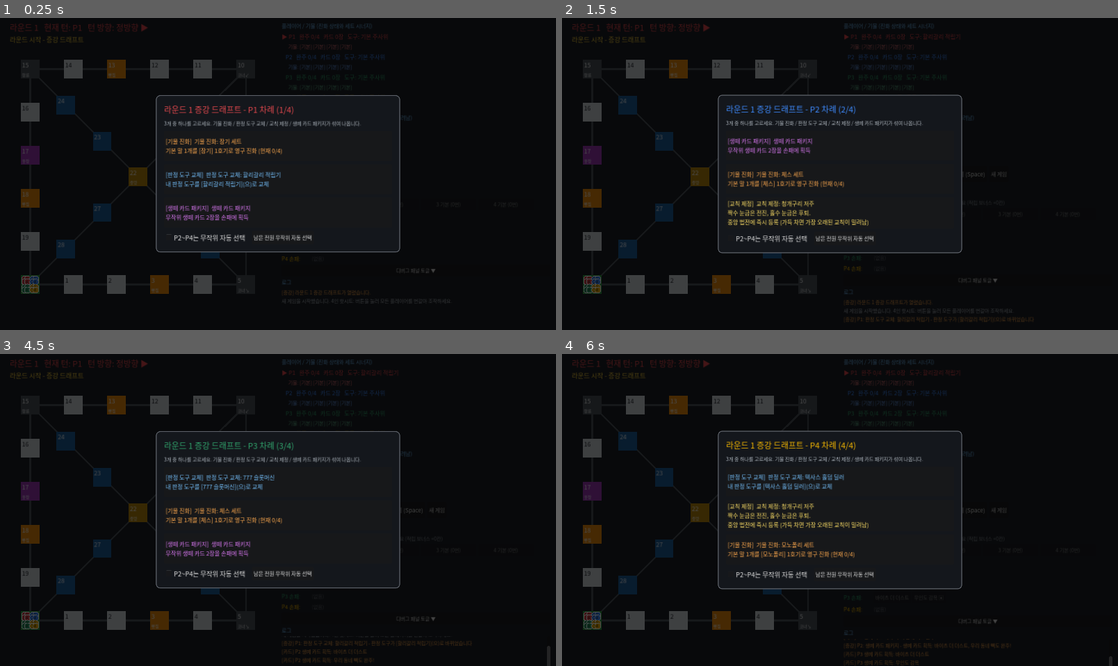
Above: before the commit, frames 1-4 (two rows, left to right).
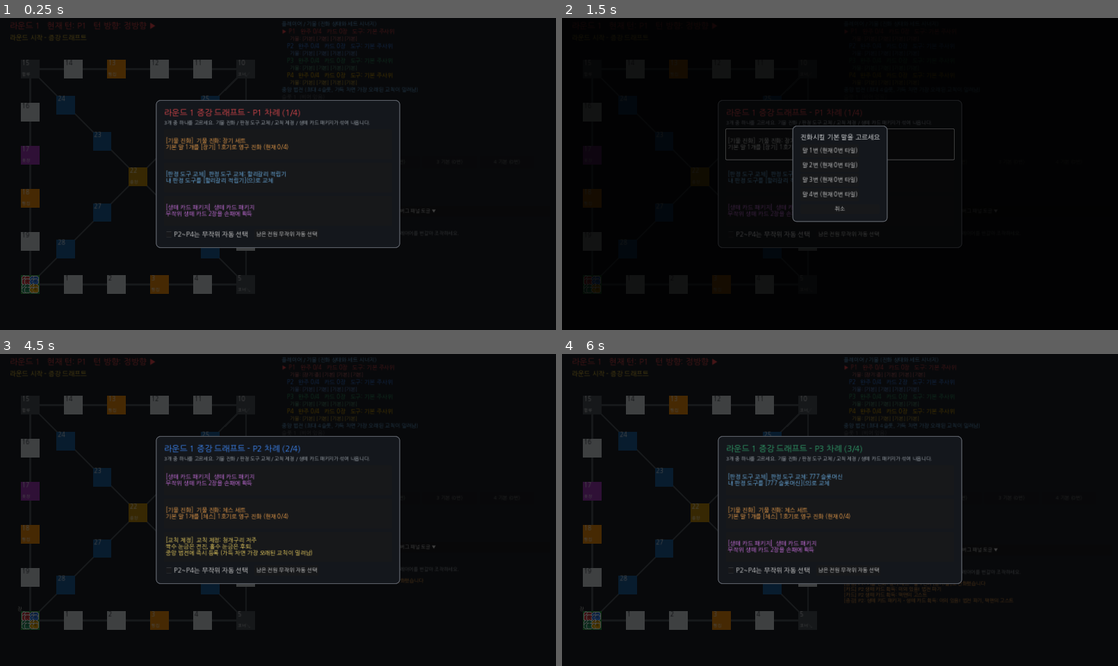
Above: after the commit, the same moments.

Repository: mayjohn66-cmd/TRG
Game: Godot game, scene res://scenes/main_board.tscn
Same seed, same stepped clock (60 frames per second), same inputs: the game is played once before the commit and once after it.
Inputs (mouse positions are in pixels of both pictures, inside the frame that each line leads up to):
- Up to frame 1 (0.25 s): no input
- Up to frame 2 (1.5 s): click "새 게임" at 0.5 s; click "새 게임" at 1.25 s
- Up to frame 3 (4.5 s): click "새 게임" at 2 s; click (405, 510) at 2.75 s, where only the run before the commit has a clickable "종 치기 (Space)"; click "디버그 패널 토글 ▼" at 3.5 s; click (278, 478) at 4.25 s, where only the run after the commit has a clickable "[기물 진화] 기물 진화: 장기 세트 기본 말 1개를…"
- Up to frame 4 (6 s): click "디버그 패널 토글 ▼" at 5 s; click "[생떼 카드 패키지] 생떼 카드 패키지 무작위 생떼 …" at 5.75 s

The runs differ from the first frame. In frame 1, 4.3% of the frame differs, in the area x 1-81%, y 1-92%; in frame 2, 10%, in the area x 1-90%, y 1-98%; in frame 3, 4.8%; in frame 4, 5.2%.

Commit message:
Add one-click updater and automatic web deployment
- update.bat: double-click to pull the latest code (optional Godot launch).
- GitHub Actions: on every push run the unit tests and the cheat-free UI smoke
  test, export the Godot Web build and publish it to the gh-pages branch.
- Web export preset (single-threaded so GitHub Pages works) and a bundled
  Nanum Gothic font (SIL OFL) so Korean text renders in the browser.

Co-Authored-By: Claude Sonnet 5.5 <noreply@anthropic.com>
Claude-Session: https://claude.ai/code/session_01HvvTBBGdmqrXHkL2GAw3GJ

Diff:
--- a/project.godot
+++ b/project.godot
@@ -15,7 +15,7 @@
 
 [gui]
 
-theme/custom_font="res://scenes/ui_font.tres"
+theme/custom_font="res://assets/fonts/NanumGothic-Regular.ttf"
 
 [debug]
 gdscript/warnings/untyped_declaration=1
--- a/scenes/ui_font.tres
+++ /dev/null
@@ -1,5 +0,0 @@
-[gd_resource type="SystemFont" format=3]
-
-[resource]
-font_names = PackedStringArray("Malgun Gothic", "맑은 고딕", "Apple SD Gothic Neo", "NanumGothic", "Noto Sans CJK KR", "Noto Sans KR", "WenQuanYi Zen Hei", "Unifont")
-subpixel_positioning = 0
Binary file added: assets/fonts/NanumGothic-Regular.ttf
Not shown, added: assets/fonts/NanumGothic-Regular.ttf.import
Not shown, added: assets/fonts/OFL.txt
Not shown, added: export_presets.cfg
Not shown, added: .github/workflows/deploy-web.yml
Not shown, changed: .gitignore
Not shown, changed: README.md
Not shown, added: update.bat
